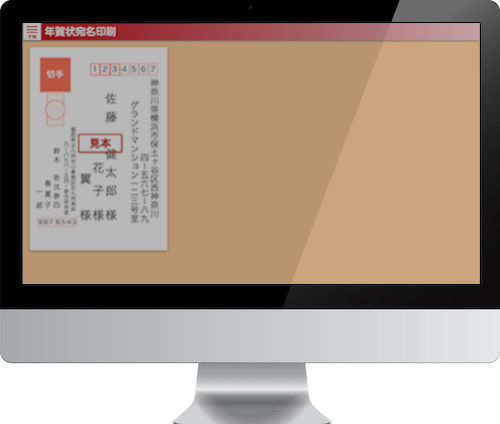
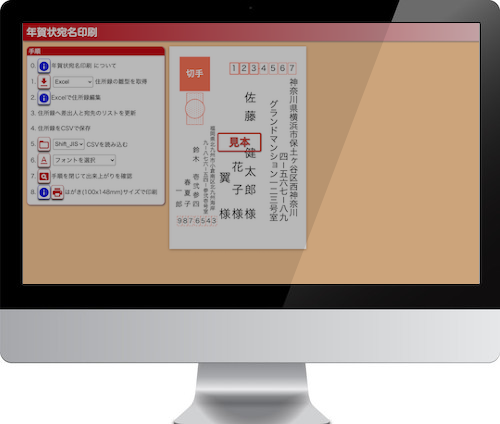
Before/after of a 500px x 424px layered artwork. What changed in the layer stack:
added layer "Screen Shot 2020-07-19 at 16.33.41.png" above "printaddr" over 23, 23, 479, 254
